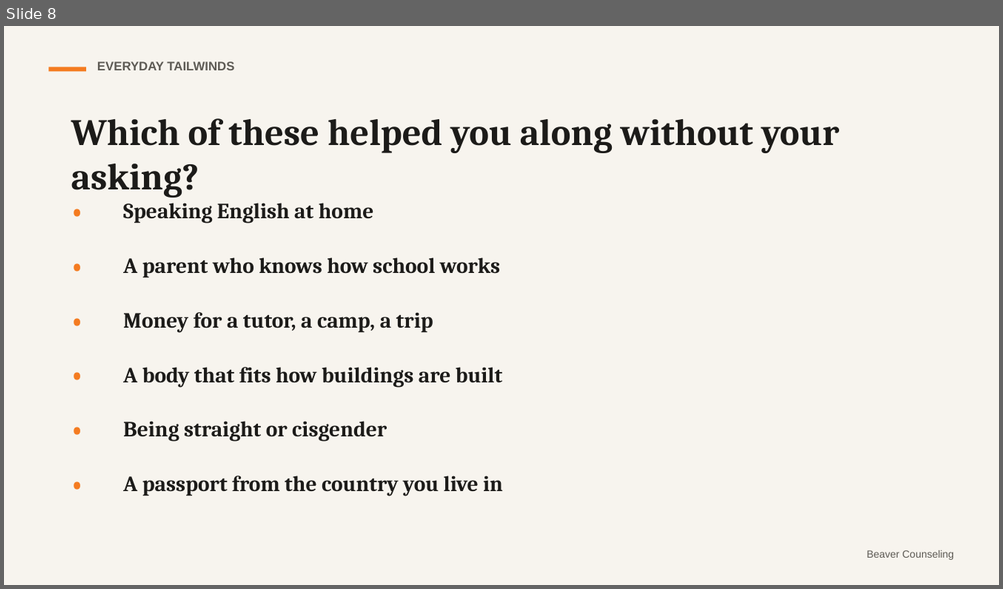
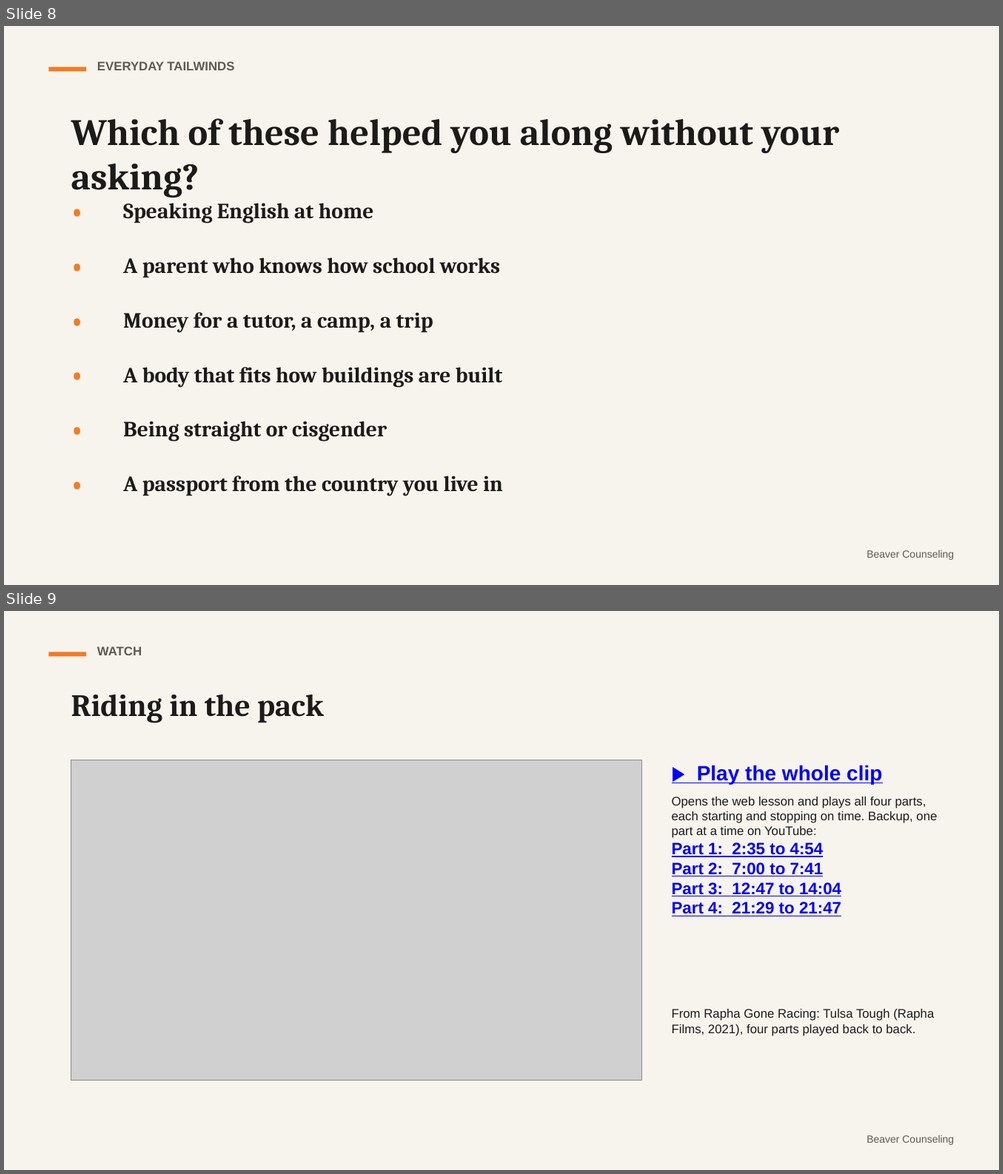
Before and after one commit to rmwtoolkit/bcds-toolkit, a slide deck: decks/headwinds-and-tailwinds-lesson-v2.pptx. Shown one above the other, each under a label of ours: slide 8 before the commit, slides 8 and 9 after it. The pictures are 1003x589 and 1003x1174 pixels, drawn with LibreOffice and Linux fonts; fonts in the diff are those of the drawing; grey boxes stand for pictures. Boxes give left, top, right and bottom in pixels: in the first picture for what was removed or moved away, otherwise in the second. Text is boxed around its words. In the diff, an @@ line names an element or a change of style, - is before the commit and + after.

```diff
--- a/decks/headwinds-and-tailwinds-lesson-v2.pptx
+++ b/decks/headwinds-and-tailwinds-lesson-v2.pptx
@@ slide 9 added at (x1=4, y1=611, x2=999, y2=1170), background #F7F4EE @@
@@ rectangle added at (x1=48, y1=652, x2=86, y2=657), fill #F47B20 @@
@@ text added at (x1=97, y1=647, x2=142, y2=655), 12 pt, text #5D5A54, bold @@
+WATCH
@@ text added at (x1=71, y1=694, x2=324, y2=723), 30 pt, text #1C1B19, bold @@
+Riding in the pack
@@ picture added at (x1=71, y1=760, x2=641, y2=1081) @@
@@ text added at (x1=671, y1=765, x2=936, y2=917), 12 pt, text #1C1B19 @@
+▶ Play the whole clip
+Opens the web lesson and plays all four parts, each starting and stopping on time. Backup, one part at a time on YouTube:
+Part 1: 2:35 to 4:54
+Part 2: 7:00 to 7:41
+Part 3: 12:47 to 14:04
+Part 4: 21:29 to 21:47
@@ text added at (x1=671, y1=1009, x2=933, y2=1037), 12 pt, text #1C1B19 @@
+From Rapha Gone Racing: Tulsa Tough (Rapha Films, 2021), four parts played back to back.
@@ text added at (x1=866, y1=1136, x2=953, y2=1145), 10 pt, text #5D5A54 @@
+Beaver Counseling
```
Also in this commit, not shown: 1 slide changed, 2 other files.
